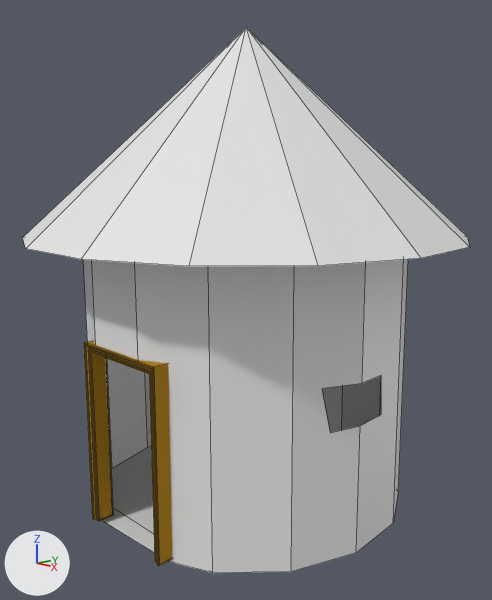
A saved change to the Blender file Modele/coliba1.blend.
Rendered twice from a camera (50 mm lens) standing at (6.2, -5.86, 4.29) and looking at (0.05, -0.03, 2.59). Arrows for +X, +Y and +Z are at lower left; the lights stay in place. Mesh edges are drawn as thin lines.

Before the edit, the objects in view are built like this:
```python
me_cube_021 = bpy.data.meshes.new('Cube.021')
me_cube_021.from_pydata(...)  # 96 vertices, 105 faces; spans x -1.0..1.0, y -1.1..1.1, z -17.9..1.1
me_cube_021.materials.append(mat_material_001)  # brown #b28526
me_cylinder = bpy.data.meshes.new('Cylinder')
me_cylinder.from_pydata(...)  # 56 vertices, 33 faces; spans x -2.67..2.7, y -2.64..2.7, z 0.03..5.86
me_cylinder.materials.append(mat_material_002)  # its picture is missing
ob_cube_010 = bpy.data.objects.new('Cube.010', me_cube_021)
ob_cube_010.location = (0.11, -1.88, 2.15)
ob_cube_010.scale = (0.645, 0.116, 0.116)
ob_cylinder = bpy.data.objects.new('Cylinder', me_cylinder)
ob_cylinder.location = (0.0, 0.0, 0.0)
```
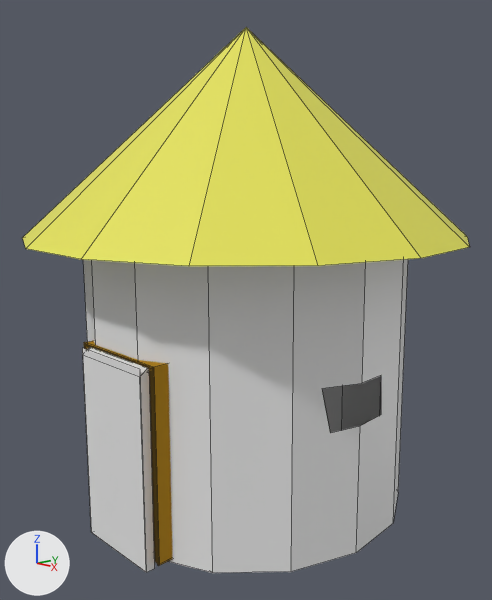
Commit message: Coliba1 Fix
coliba1 Fix

Location of each change, (x1, y1, x2, y2) in pixels of the pictures (492 x 600 px):
'Cube.002', added
    after: (82, 347, 155, 572)
part 1 of me_cylinder, recoloured (white to yellow)
    both: (23, 27, 469, 266)

What changed in the scene script:
```text
Add mat_material_004:
    mat_material_004 = principled_material('Material.004')
    mat_material_004.base_color = (0.8, 0.782, 0.0961)  # yellow #e7e557
Add mat_material_003:
    mat_material_003 = principled_material('Material.003')
    mat_material_003.base_color = (0.8, 0.8, 0.8)  # white #e7e7e7
Change me_cylinder:
    where me_cylinder.from_pydata(...)  # 56 vertices, 33 faces; spans x -2.67..2.7, y -2.64..2.7, z 0.03..5.86
    used by ob_cylinder; location = (0.0, 0.0, 0.0)
    me_cylinder part 1: all 15 faces centred in x -1.73..1.77, y -1.76..1.72, z 4.23 switch from mat_material_002 (its picture is missing) to mat_material_004 (yellow #e7e557)
Add me_cube:
    me_cube.from_pydata([(-1.0, 0.8, -1.0), (-1.0, 0.8, 2.92), (-1.0, 1.0, -1.0), (-1.0, 1.0, 3.06), (1.0, 0.8, -1.0), (1.0, 0.8, 2.92), (1.0, 1.0, -1.0), (1.0, 1.0, 3.06), (1.0, 0.8, 3.06), (1.0, 0.8, -1.0), (-1.0, 0.8, 3.06), (-1.0, 0.8, -1.0)], [], [(0, 1, 3, 2), (2, 3, 7, 6), (6, 7, 5, 4), (2, 6, 4, 0), (7, 3, 1, 5), (9, 8, 10, 11)])
    me_cube.materials.append(mat_material_003)  # its picture is missing
Add ob_cube_002:
    ob_cube_002 = bpy.data.objects.new('Cube.002', me_cube)
    ob_cube_002.location = (0.12, -2.54, 0.55)
    ob_cube_002.scale = (0.558, 0.558, 0.558)
```
